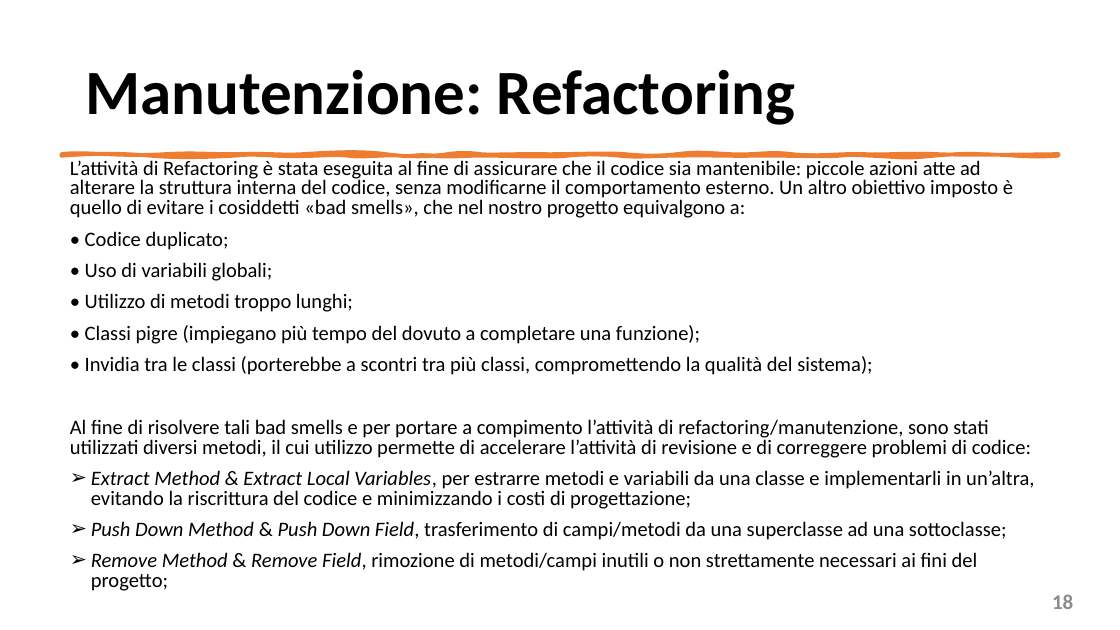
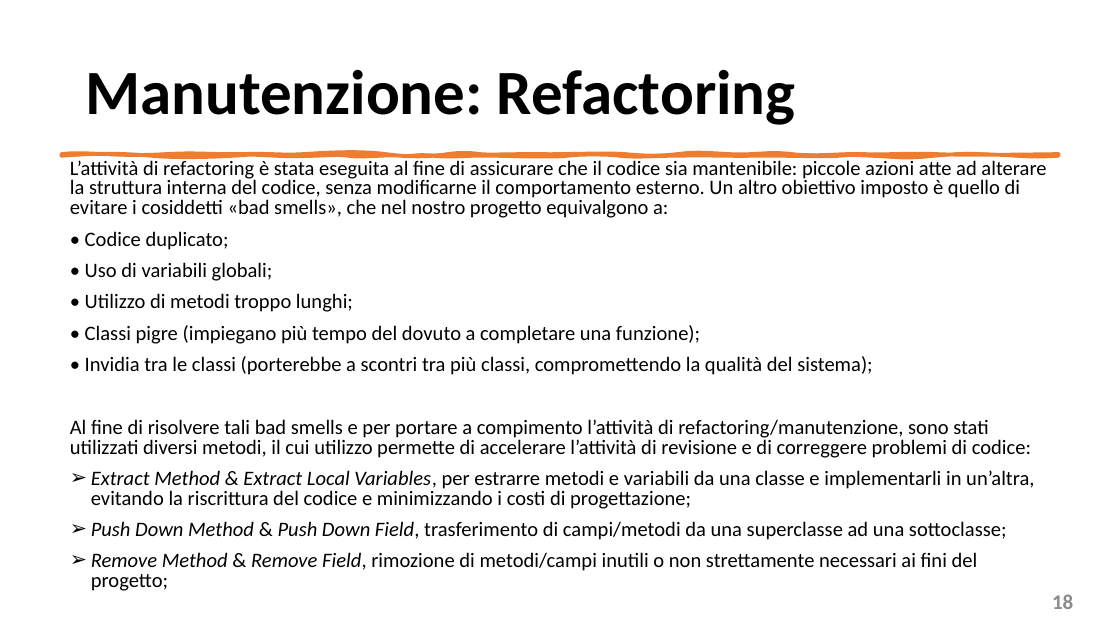
Before and after one commit to mangilimatteo/Progetto_Ingegneria_Software_Cattaneo_Mangili_Saini, a slide deck: slide 18 of Presentazione/Presentazione_Progetto.pptx. Drawn at 1120x630 pixels with LibreOffice and Linux fonts; fonts in the diff are those of the drawing. Boxes give left, top, right and bottom in pixels: in the first picture for what was removed or moved away, otherwise in the second. Text is boxed around its words. In the diff, an @@ line names an element or a change of style, - is before the commit and + after.

```diff
--- a/Presentazione/Presentazione_Progetto.pptx
+++ b/Presentazione/Presentazione_Progetto.pptx
@@ text at (70,158,1046,218): text changed @@
-L’attività di Refactoring è stata eseguita al fine di assicurare che il codice sia mantenibile: piccole azioni atte ad alterare la struttura interna del codice, senza modificarne il comportamento esterno. Un altro obiettivo imposto è quello di evitare i cosiddetti «bad smells», che nel nostro progetto equivalgono a:
+L’attività di refactoring è stata eseguita al fine di assicurare che il codice sia mantenibile: piccole azioni atte ad alterare la struttura interna del codice, senza modificarne il comportamento esterno. Un altro obiettivo imposto è quello di evitare i cosiddetti «bad smells», che nel nostro progetto equivalgono a:
```
Also in this commit, not shown: 2 other slides changed, 2 other files.
